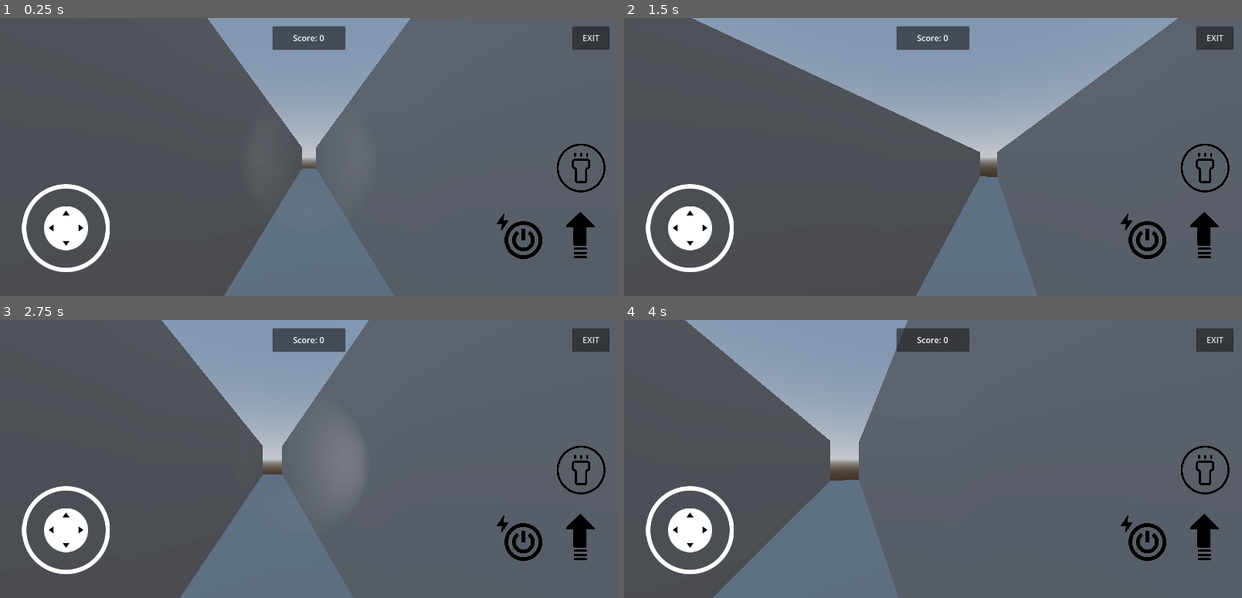
Above: before the commit, frames 1-4 (two rows, left to right).
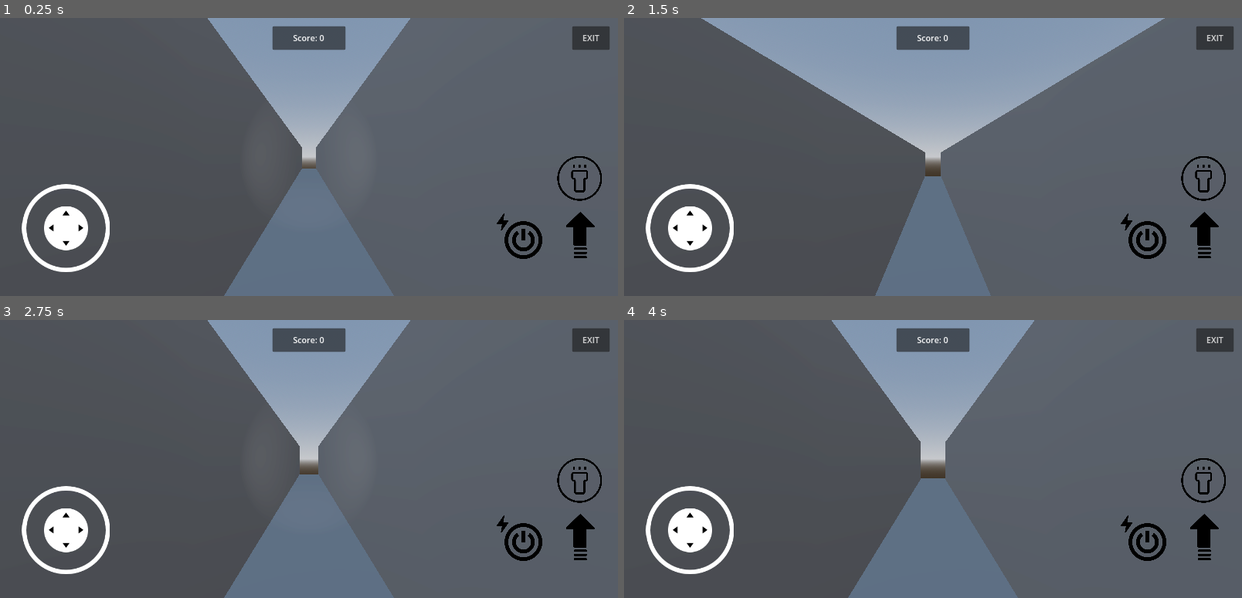
Above: after the commit, the same moments.

Repository: VermilionRed/Labyrinth
Game: Godot game, scene res://scenes/main.tscn
The game is run twice, just before and just after one commit, with the same random seed, the same clock (stepped at 60 frames per second) and the same inputs.
Inputs (mouse positions are in pixels of both pictures, inside the frame that each line leads up to):
- Up to frame 1 (0.25 s): no input
- Up to frame 2 (1.5 s): tap Enter at 0.5 s; move the mouse to (963, 157) at 0.52 s; hold W (forward) from 0.53 s (still down); tap F (flashlight) at 0.6 s; tap Space (jump) at 0.77 s; move the mouse to (902, 157) at 1.27 s; tap Shift (sprint) at 1.35 s
- Up to frame 3 (2.75 s): keep holding W (forward); tap Space (jump) at 1.52 s; move the mouse to (321, 453) at 2.02 s; tap F (flashlight) at 2.1 s
- Up to frame 4 (4 s): keep holding W (forward); move the mouse to (926, 464) at 2.77 s; tap Shift (sprint) at 2.85 s; tap Space (jump) at 3.02, 3.77 s; move the mouse to (976, 461) at 3.52 s; tap F (flashlight) at 3.6 s

The runs differ from the first frame. In frame 1, 0.4% of the frame differs, in the area x 90-98%, y 45-66%; in frame 2, 11%; in frame 3, 12%; in frame 4, 28%, in the area x 9-98%, y 0-100%.

Commit message:
finaly OMG worked project

Diff:
--- a/scenes/hud.tscn
+++ b/scenes/hud.tscn
@@ -42,6 +42,11 @@
 vertical_alignment = 1
 script = ExtResource("1_npbjc")
 metadata/_edit_lock_ = true
+
+[node name="Container" type="Container" parent="Panel"]
+layout_mode = 0
+offset_right = 40.0
+offset_bottom = 40.0
 
 [node name="Button" type="Button" parent="."]
 layout_mode = 1
@@ -136,8 +141,8 @@
 action = "jump"
 
 [node name="TouchScreenButton3" type="TouchScreenButton" parent="CanvasLayer"]
-position = Vector2(1081, 244)
-scale = Vector2(0.185, 0.185)
+position = Vector2(1082, 268)
+scale = Vector2(0.17, 0.17)
 texture_normal = ExtResource("8_6c15k")
 texture_pressed = ExtResource("9_yn6oy")
 action = "flashlight"
--- a/scripts/camera.gd
+++ b/scripts/camera.gd
@@ -1,12 +1,25 @@
 extends Node3D
 
-var sens = 0.005
+@export var sensitivity := Vector2(0.1, 0.1)
+@export var touch_area_ratio := 0.5  # Правая часть экрана для управления камерой
+
+var vertical_angle := 0.0
+var viewport_size := Vector2()
 
 func _ready():
-	Input.set_mouse_mode(Input.MOUSE_MODE_CAPTURED)
+	viewport_size = get_viewport().size
 
-func _input(event: InputEvent) -> void:
-	if event is InputEventMouseMotion:
-		get_parent().rotate_y(-event.relative.x * sens)
-		rotate_y(event.relative.y * sens)
-		rotation.x = clamp(rotation.x, deg_to_rad(-90), deg_to_rad(90))
+func _input(event):
+	if event is InputEventScreenDrag:
+		var touch_area = viewport_size.x * touch_area_ratio
+
+		# Проверяем, что касание в правой части экрана
+		if event.position.x > (viewport_size.x - touch_area):
+			# Поворот персонажа по горизонтали
+			var parent = get_parent()
+			parent.rotation_degrees.y -= event.relative.x * sensitivity.x
+
+			# Поворот камеры по вертикали
+			vertical_angle -= event.relative.y * sensitivity.y
+			vertical_angle = clamp(vertical_angle, -90.0, 90.0)
+			rotation_degrees.x = vertical_angle
Not shown, changed: export_presets.cfg
